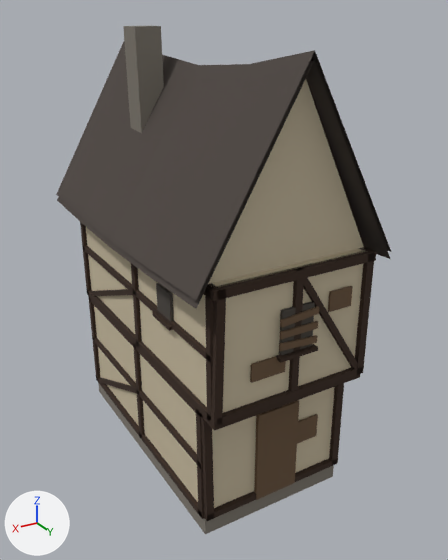
What one commit did to the glTF model kingdom/assets/generated/town_small/house_narrow_poor_b.glb.
The view is the same before and after, from a camera (50 mm lens) standing at (6.01, 10.95, 9.32) and looking at (-0.3, 0.44, 4.06). Every picture has the same lights, and +X, +Y and +Z are marked at lower left. The picture after the commit comes second. Vertices at exactly the same position are counted once.

The older version as bpy lines, for what is in view:
```python
me_house_narrow_poor_b = bpy.data.meshes.new('house_narrow_poor_b')
me_house_narrow_poor_b.from_pydata(...)  # 492 vertices, 718 faces; spans x -2.01..2.01, y -3.47..3.51, z 0.0..9.09
# faces by material slot: [682, 36]
me_house_narrow_poor_b.materials.append(mat_ra_kit)
me_house_narrow_poor_b.materials.append(mat_ra_window)
ob_house_narrow_poor_b = bpy.data.objects.new('house_narrow_poor_b', me_house_narrow_poor_b)
ob_house_narrow_poor_b.location = (0.0, 0.0, 0.0)
```
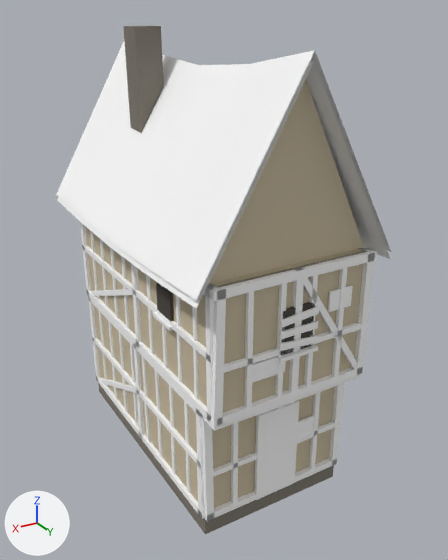
Changed parts and their boxes [x1, y1, x2, y2] in the pictures (448 x 560 px):
part 1 of me_house_narrow_poor_b, added: after [309, 392, 320, 469]
part 2 of me_house_narrow_poor_b, added: after [231, 422, 238, 504]
part 3 of me_house_narrow_poor_b, added: after [213, 421, 335, 477]
part 4 of me_house_narrow_poor_b, added: after [99, 311, 108, 387]
part 5 of me_house_narrow_poor_b, added: after [108, 321, 117, 399]
part 6 of me_house_narrow_poor_b, added: after [119, 332, 128, 412]
part 7 of me_house_narrow_poor_b, added (mostly hidden): after [130, 344, 138, 426]
part 8 of me_house_narrow_poor_b, added: after [142, 357, 150, 441]
part 9 of me_house_narrow_poor_b, added: after [155, 370, 163, 457]
part 10 of me_house_narrow_poor_b, added: after [169, 385, 176, 475]
part 11 of me_house_narrow_poor_b, added: after [184, 401, 191, 494]
part 12 of me_house_narrow_poor_b, added: after [332, 268, 347, 377]
part 13 of me_house_narrow_poor_b, added: after [304, 275, 318, 386]
part 14 of me_house_narrow_poor_b, added: after [275, 283, 287, 397]
part 15 of me_house_narrow_poor_b, added: after [244, 291, 254, 408]
part 16 of me_house_narrow_poor_b, added: after [224, 322, 361, 373]
part 17 of me_house_narrow_poor_b, added (mostly hidden): after [90, 231, 199, 400]
part 18 of me_house_narrow_poor_b, recoloured (lighter): [56, 42, 391, 521] in both
part 19 of me_house_narrow_poor_b, recoloured (lighter): [80, 222, 376, 521] in both
part 20 of me_house_narrow_poor_b, recoloured (lighter): [56, 42, 391, 308] in both

Diff of the bpy script that builds the scene:
```diff
--- a/kingdom/assets/generated/town_small/house_narrow_poor_b.glb.py
+++ b/kingdom/assets/generated/town_small/house_narrow_poor_b.glb.py
@@ mat_tk_timber @@
+mat_tk_timber = bpy.data.materials.new('TK_timber')
+mat_tk_timber.use_nodes = True; mat_tk_timber.node_tree.nodes.clear()
+_N = mat_tk_timber.node_tree.nodes; _L = mat_tk_timber.node_tree.links
+n0 = _N.new('ShaderNodeBsdfPrincipled'); n0.name = 'Principled BSDF'
+n0.inputs[2].default_value = 0.95  # 'Roughness'
+n1 = _N.new('ShaderNodeOutputMaterial'); n1.name = 'Material Output'
+n2 = _N.new('ShaderNodeVertexColor'); n2.name = 'Color Attribute'
+_L.new(n0.outputs[0], n1.inputs[0])  # 'BSDF' to 'Surface'
+_L.new(n2.outputs[0], n0.inputs[0])  # 'Color' to 'Base Color'
@@ mat_tk_shingle @@
+mat_tk_shingle = bpy.data.materials.new('TK_shingle')
+mat_tk_shingle.use_nodes = True; mat_tk_shingle.node_tree.nodes.clear()
+_N = mat_tk_shingle.node_tree.nodes; _L = mat_tk_shingle.node_tree.links
+n0 = _N.new('ShaderNodeBsdfPrincipled'); n0.name = 'Principled BSDF'
+n0.inputs[2].default_value = 0.95  # 'Roughness'
+n1 = _N.new('ShaderNodeOutputMaterial'); n1.name = 'Material Output'
+n2 = _N.new('ShaderNodeVertexColor'); n2.name = 'Color Attribute'
+_L.new(n0.outputs[0], n1.inputs[0])  # 'BSDF' to 'Surface'
+_L.new(n2.outputs[0], n0.inputs[0])  # 'Color' to 'Base Color'
@@ me_house_narrow_poor_b @@
-me_house_narrow_poor_b.from_pydata(...)  # 492 vertices, 718 faces; spans x -2.01..2.01, y -3.47..3.51, z 0.0..9.09
+me_house_narrow_poor_b.from_pydata(...)  # 844 vertices, 1246 faces; spans x -2.01..2.01, y -3.47..3.51, z 0.0..9.09
+# me_house_narrow_poor_b part 1: a new loose piece, a box spanning x -1.01..-0.91, y 2.89..2.97, z 0.45..2.85, in mat_tk_timber
+# me_house_narrow_poor_b part 2: a new loose piece, a box spanning x 0.91..1.01, y 2.89..2.97, z 0.45..2.85, in mat_tk_timber
+# me_house_narrow_poor_b part 3: a new loose piece, a box spanning x -1.6..1.6, y 2.89..2.97, z 1.395..1.505, in mat_tk_timber
+# me_house_narrow_poor_b part 4: a new loose piece, a box spanning x 1.54..1.62, y -2.285..-2.195, z 0.45..2.85, in mat_tk_timber
+# me_house_narrow_poor_b part 5: a new loose piece, a box spanning x 1.54..1.62, y -1.645..-1.555, z 0.45..2.85, in mat_tk_timber
+# me_house_narrow_poor_b part 6: a new loose piece, a box spanning x 1.54..1.62, y -1.005..-0.915, z 0.45..2.85, in mat_tk_timber
+# me_house_narrow_poor_b part 7: a new loose piece, a box spanning x 1.54..1.62, y -0.365..-0.275, z 0.45..2.85, in mat_tk_timber
+# me_house_narrow_poor_b part 8: a new loose piece, a box spanning x 1.54..1.62, y 0.275..0.365, z 0.45..2.85, in mat_tk_timber
+# me_house_narrow_poor_b part 9: a new loose piece, a box spanning x 1.54..1.62, y 0.915..1.005, z 0.45..2.85, in mat_tk_timber
+# me_house_narrow_poor_b part 10: a new loose piece, a box spanning x 1.54..1.62, y 1.555..1.645, z 0.45..2.85, in mat_tk_timber
+# me_house_narrow_poor_b part 11: a new loose piece, a box spanning x 1.54..1.62, y 2.195..2.285, z 0.45..2.85, in mat_tk_timber
+# me_house_narrow_poor_b part 12: a new loose piece, a box spanning x -1.028..-0.928, y 3.34..3.42, z 2.95..5.35, in mat_tk_timber
+# me_house_narrow_poor_b part 13: a new loose piece, a box spanning x -0.376..-0.276, y 3.34..3.42, z 2.95..5.35, in mat_tk_timber
+# me_house_narrow_poor_b part 14: a new loose piece, a box spanning x 0.276..0.376, y 3.34..3.42, z 2.95..5.35, in mat_tk_timber
+# me_house_narrow_poor_b part 15: a new loose piece, a box spanning x 0.928..1.028, y 3.34..3.42, z 2.95..5.35, in mat_tk_timber
+# me_house_narrow_poor_b part 16: a new loose piece, a box spanning x -1.63..1.63, y 3.34..3.42, z 3.895..4.005, in mat_tk_timber
+# me_house_narrow_poor_b part 17: 72 vertices added at x 1.57..1.65, y -2.3..2.75, z 2.95..5.35
+# me_house_narrow_poor_b part 18: 632 kept faces spanning x -2.01..2.01, y -3.47..3.51, z 0.4..8.83 get new vertex colours; the middle colour goes from brown #38261a to white #ffffff
+# me_house_narrow_poor_b part 19: 600 faces spanning x -1.75..1.75, y -2.88..3.51, z 0.4..5.4 switch from mat_ra_kit to mat_tk_timber
+# me_house_narrow_poor_b part 20: 32 faces spanning x -2.01..2.01, y -3.47..3.47, z 5.08..8.83 switch from mat_ra_kit to mat_tk_shingle
+# other edits to the shape of me_house_narrow_poor_b do not show in these pictures
 me_house_narrow_poor_b.materials.append(mat_ra_window)
```
